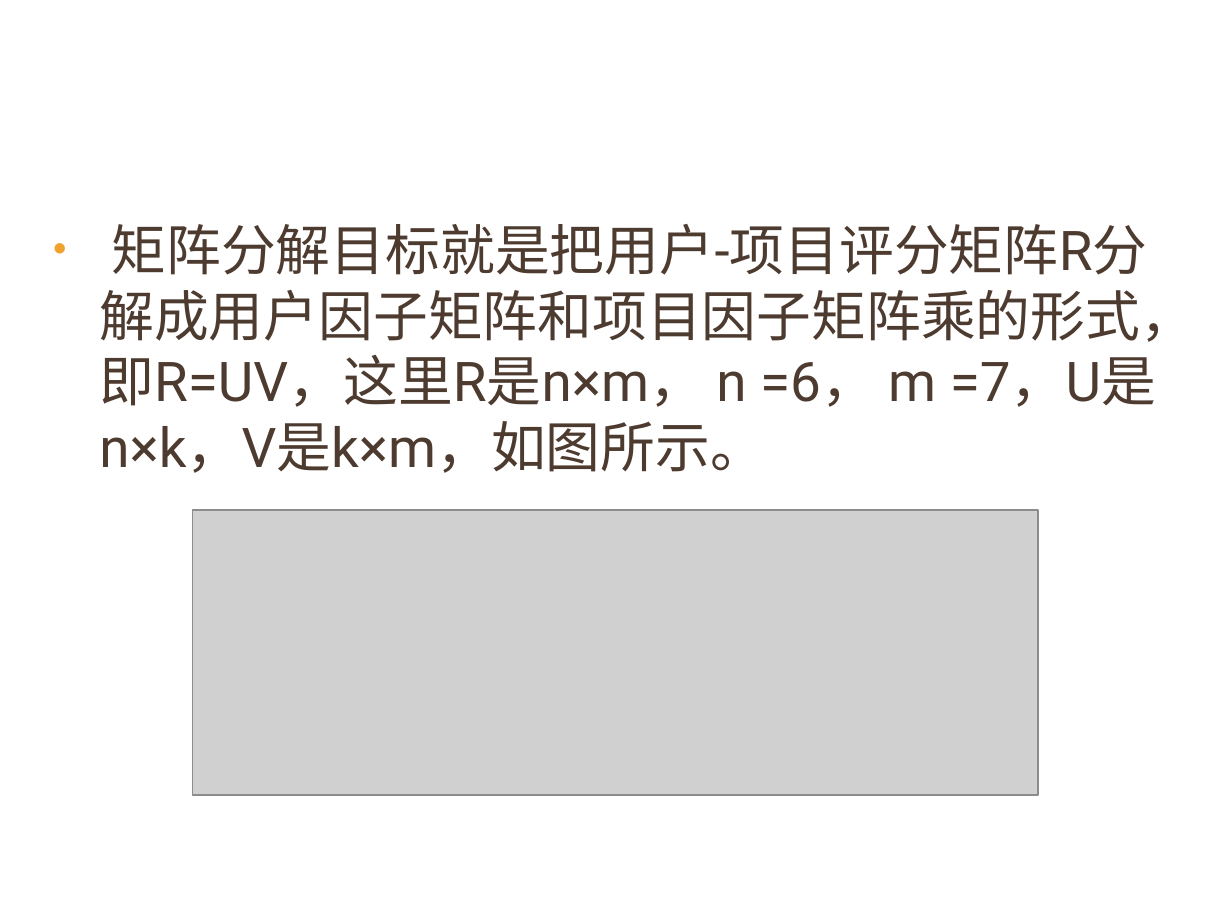
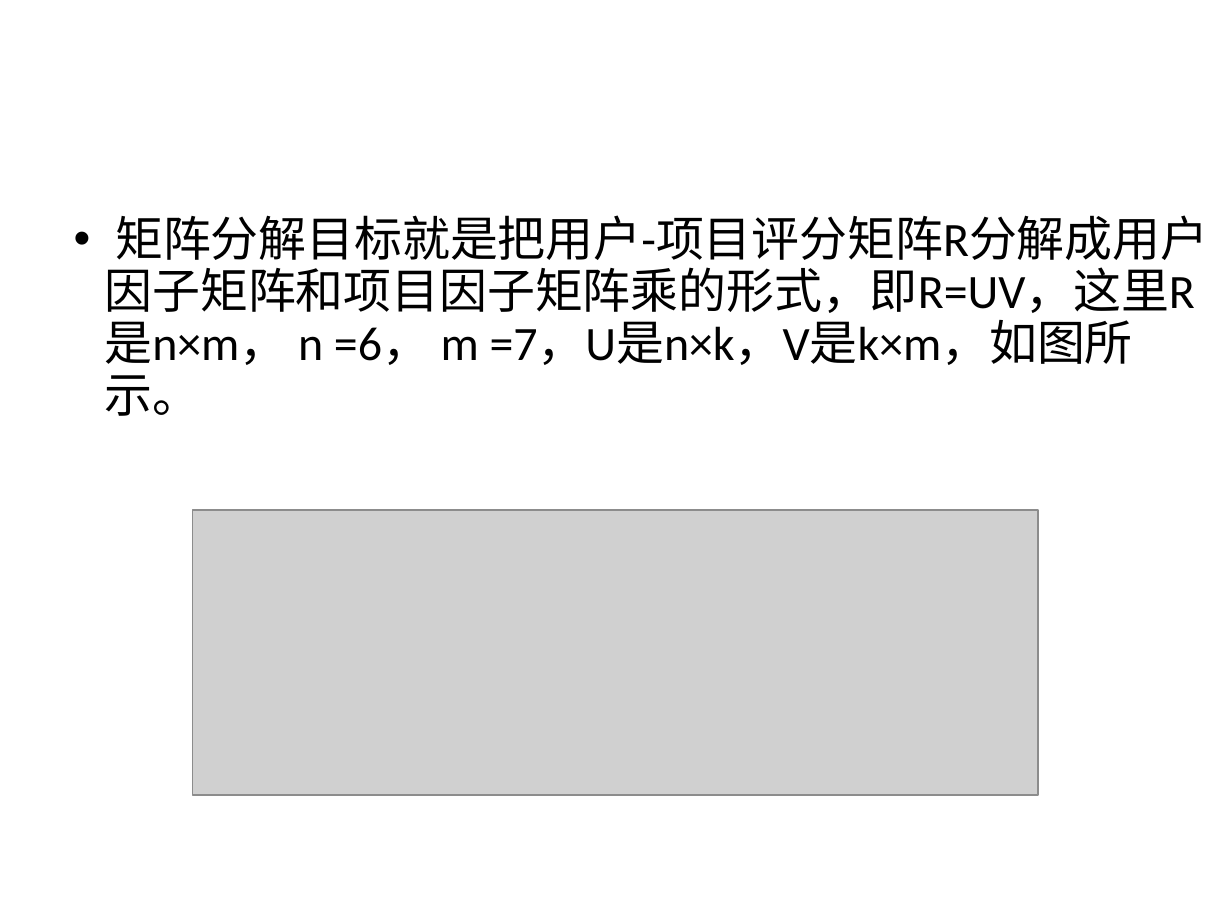
Before and after one commit to wykxwyc/wykxwyc_test, a slide deck: slide 26 of files/奇异值分解及应用.ppt. Drawn at 1232x924 pixels with LibreOffice and Linux fonts; fonts in the diff are those of the drawing; grey boxes stand for pictures; background and template pictures are left out. Boxes give left, top, right and bottom in pixels: in the first picture for what was removed or moved away, otherwise in the second. Text is boxed around its words. In the diff, an @@ line names an element or a change of style, - is before the commit and + after.

```diff
--- a/files/奇异值分解及应用.ppt
+++ b/files/奇异值分解及应用.ppt
@@ text "矩阵分解目标就是把用户-项目评分矩阵R分解成用户因子矩阵和项目因子矩阵乘的形式，即R=UV，这里R是n×m， n =6， ...": place and size @@
-text "矩阵分解目标就是把用户-项目评分矩阵R分解成用户因子矩阵和项目因子矩阵乘的形式，即R=UV，这里R是n×m， n =6， ..." at [99, 224, 1156, 473]
+text "矩阵分解目标就是把用户-项目评分矩阵R分解成用户因子矩阵和项目因子矩阵乘的形式，即R=UV，这里R是n×m， n =6， ..." at [104, 215, 1208, 416]
@@ text "矩阵分解目标就是把用户-项目评分矩阵R分解成用户因子矩阵和项目因子矩阵乘的形式，即R=UV，这里R是n×m， n =6， ..." at [104, 215, 1208, 416]: size 32 to 28 pt, font Roboto to Calibri, text colour #4E3B30 to #000000; indent changed; line spacing 1 to 0.9; more space between paragraphs; bullet colour #F0A22E to #000000 @@
```
Also in this commit, not shown: 16 other slides changed, 3 other files.
